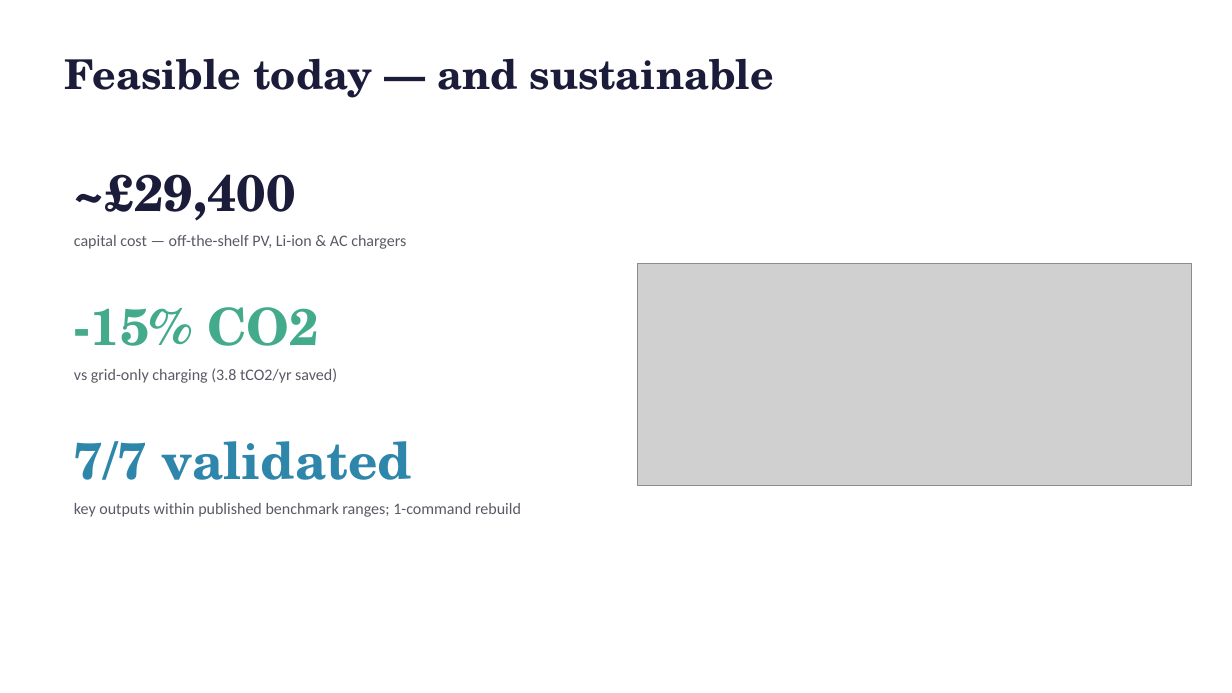
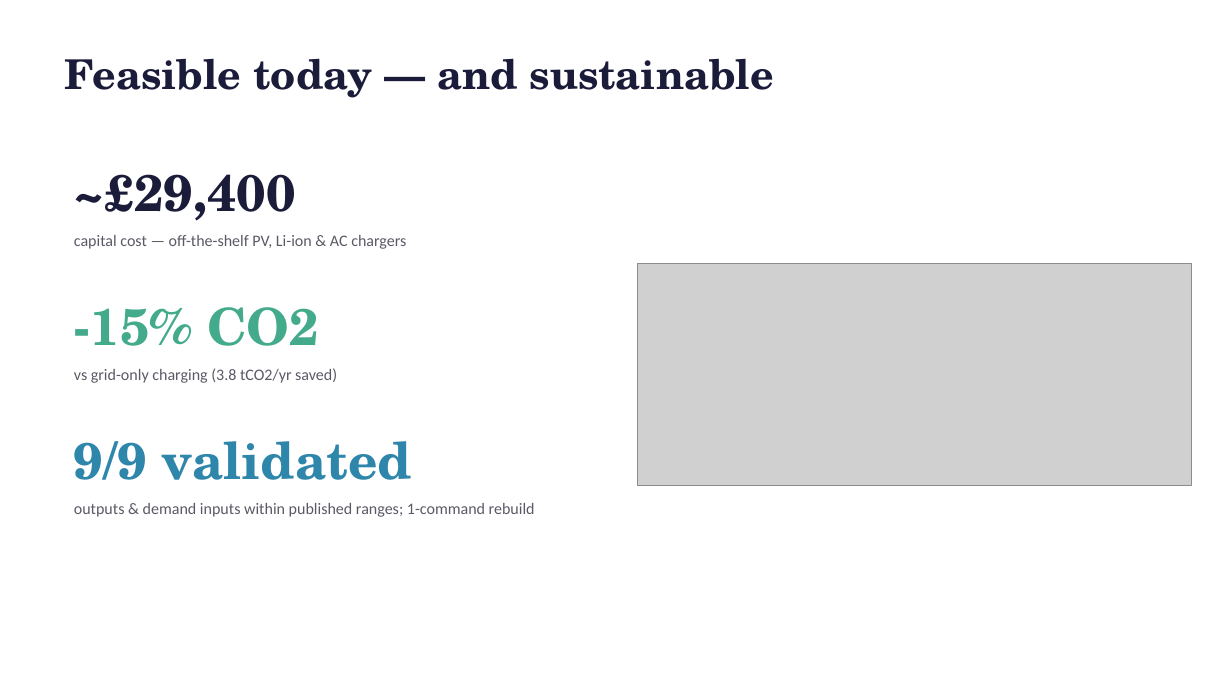
Before and after one commit to Gourav88502/emicromobility-robust-charging, a slide deck: slide 6 of outputs/Presentation.pptx. Drawn at 1232x693 pixels with LibreOffice and Linux fonts; fonts in the diff are those of the drawing; grey boxes stand for pictures. Boxes give left, top, right and bottom in pixels: in the first picture for what was removed or moved away, otherwise in the second. Text is boxed around its words. In the diff, an @@ line names an element or a change of style, - is before the commit and + after.

```diff
--- a/outputs/Presentation.pptx
+++ b/outputs/Presentation.pptx
@@ text at [74,441,412,480]: text changed @@
-7/7 validated
+9/9 validated
@@ text at [74,503,535,517]: text changed @@
-key outputs within published benchmark ranges; 1-command rebuild
+outputs & demand inputs within published ranges; 1-command rebuild
```
Also in this commit, not shown: 10 other files.
